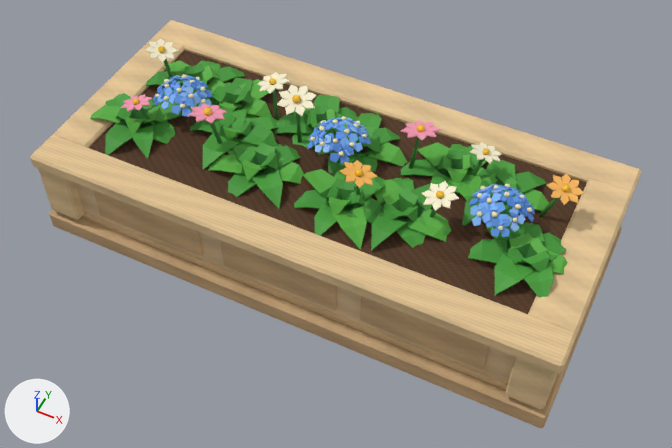
An edit to the glTF model pet-app/src/coast3d/models/flower-bed.glb, drawn before and after from the same camera.
One viewpoint serves both versions: a 50 mm lens placed at (1.16, -2.3, 2.94), pointed at (0.07, -0.11, 0.2). The axes (+X, +Y, +Z) are drawn at lower left. The lights are the same throughout. The first picture is the older version. Vertices at exactly the same position are counted once.

In view in the first picture: 'Moonbay carved limestone floral planter bed'.
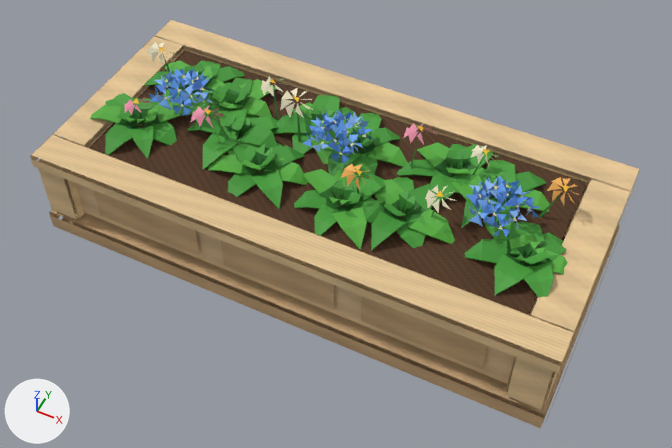
What differs and where, as boxes [x1, y1, x2, y2] in the pictures (672 x 448 px):
part 1 of me_moonbay_carved_limestone_floral_planter_bed, rebuilt (mostly hidden afterwards)
    before: [141, 81, 286, 170]
    after: [267, 93, 283, 101]
part 2 of me_moonbay_carved_limestone_floral_planter_bed, rebuilt (not visible afterwards)
    before: [258, 133, 411, 212]
part 3 of me_moonbay_carved_limestone_floral_planter_bed, rebuilt (not visible afterwards)
    before: [395, 166, 550, 267]
part 4 of me_moonbay_carved_limestone_floral_planter_bed, deleted
    before: [120, 72, 579, 208]
part 5 of me_moonbay_carved_limestone_floral_planter_bed, cut back
    before: [81, 38, 584, 390]
    after: [119, 42, 579, 271]

What the commit changed:
me_moonbay_carved_limestone_floral_planter_bed is used by ob_moonbay_carved_limestone_floral_planter_bed; location (0.0, 0.0, 0.0).
me_moonbay_carved_limestone_floral_planter_bed had 6206 vertices, 9964 faces and spanned x -1.08..1.08, y -0.5..0.5, z 0.0..0.64.
me_moonbay_carved_limestone_floral_planter_bed now has 3826 vertices, 2429 faces and spans x -1.08..1.08, y -0.5..0.5, z 0.0..0.64.
me_moonbay_carved_limestone_floral_planter_bed part 1: the loose piece of 42 vertices spanning x -0.92..-0.16, y -0.31..0.31, z 0.32..0.42 is rebuilt with 7 vertices and now spans x -0.91..-0.17, y -0.32..0.3, z 0.35..0.4.
me_moonbay_carved_limestone_floral_planter_bed part 2: the loose piece of 42 vertices spanning x -0.38..0.38, y -0.31..0.31, z 0.32..0.42 is rebuilt with 6 vertices and now spans x -0.37..0.42, y -0.32..0.3, z 0.35..0.39.
me_moonbay_carved_limestone_floral_planter_bed part 3: the loose piece of 42 vertices spanning x 0.16..0.92, y -0.31..0.31, z 0.32..0.42 is rebuilt with 6 vertices and now spans x 0.17..0.96, y -0.32..0.3, z 0.35..0.39.
me_moonbay_carved_limestone_floral_planter_bed part 4: 15 loose pieces with 150 vertices, spanning x -0.83..0.9, y -0.21..0.21, z 0.5..0.62, are deleted.
me_moonbay_carved_limestone_floral_planter_bed part 5: 124 vertices moved within x -0.87..0.85, y -0.17..0.17, z 0.37..0.63; 3198 vertices removed from x -1.03..1.03, y -0.46..0.46, z 0.09..0.64; 1075 vertices added at x -0.92..0.91, y -0.24..0.24, z 0.38..0.63.
